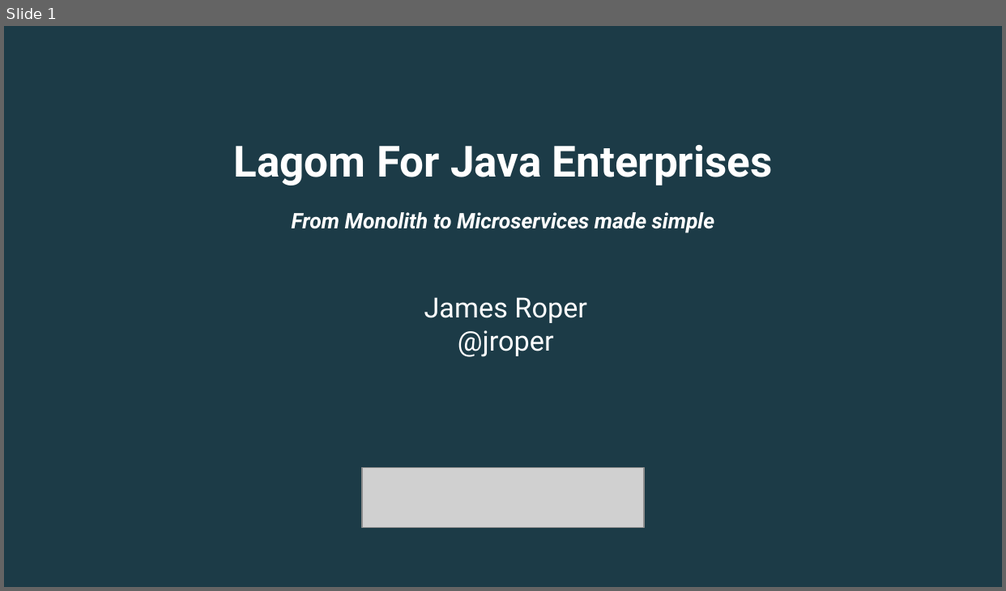
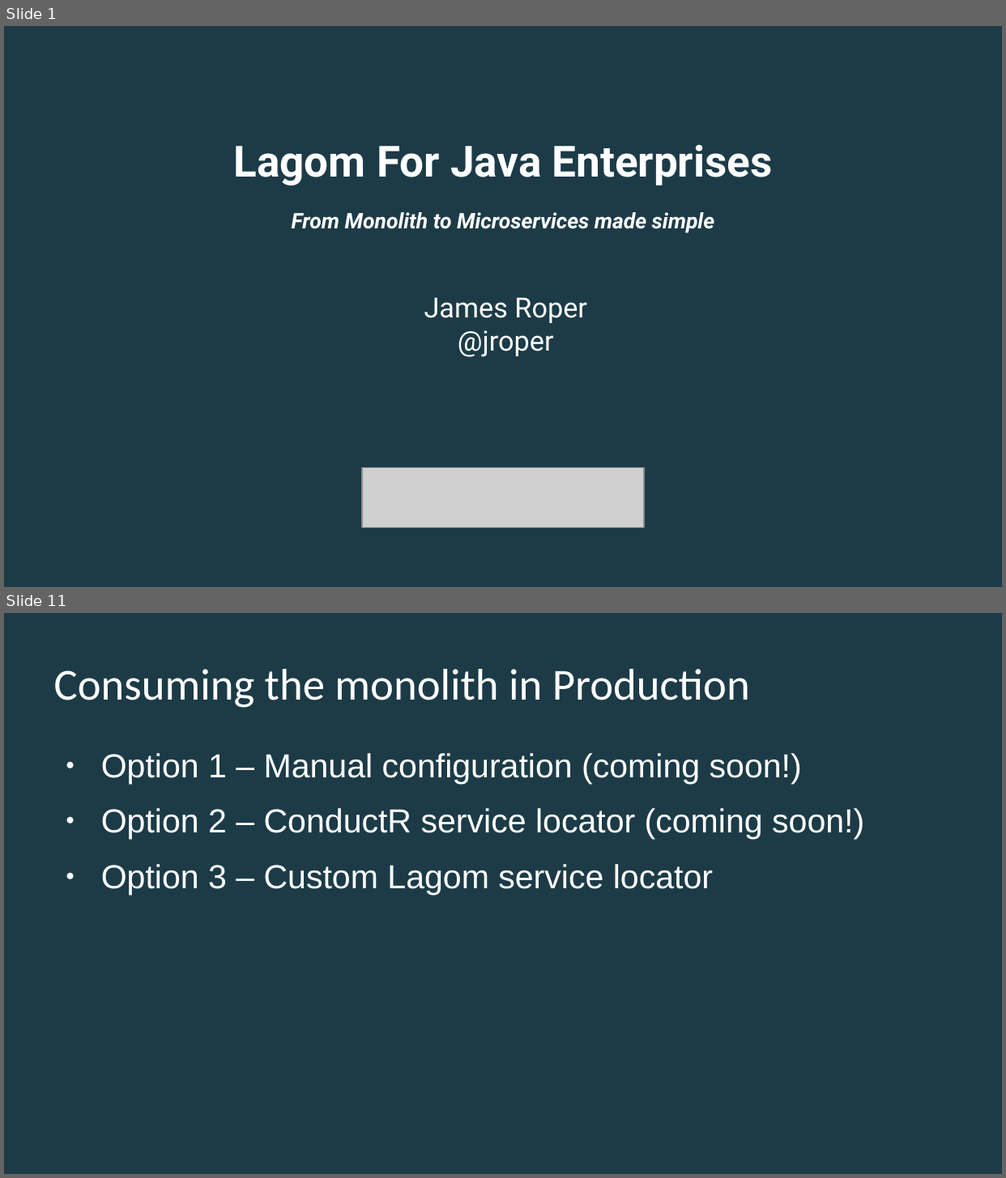
Before and after one commit to jroper/lagom-monolith-presentation, a slide deck: presentation/microservice-to-monolith.odp. Shown one above the other, each under a label of ours: slide 1 before the commit, slides 1 and 11 after it; the slides between them are not shown. The pictures are 1006x591 and 1006x1178 pixels, drawn with LibreOffice and Linux fonts; fonts in the diff are those of the drawing; grey boxes stand for pictures; background and template pictures are left out. Boxes give left, top, right and bottom in pixels: in the first picture for what was removed or moved away, otherwise in the second. Text is boxed around its words. In the diff, an @@ line names an element or a change of style, - is before the commit and + after.

```diff
--- a/presentation/microservice-to-monolith.odp
+++ b/presentation/microservice-to-monolith.odp
@@ slide 11 added at (4, 613, 1002, 1174), background #1C3B47 @@
@@ title added at (54, 669, 750, 708), 32 pt, text #FFFFFF @@
+Consuming the monolith in Production
@@ text added at (101, 753, 864, 895), 24 pt, text #FFFFFF @@
+● Option 1 – Manual configuration (coming soon!)
+● Option 2 – ConductR service locator (coming soon!)
+● Option 3 – Custom Lagom service locator
@@ rectangle added at (4, 1121, 671, 1174), fill #1C3B47 @@
@@ rectangle added at (4, 1121, 499, 1174), fill #1C3B47 @@
```
Also in this commit, not shown: 1 slide changed, 10 other slides added, 2 slides removed.
